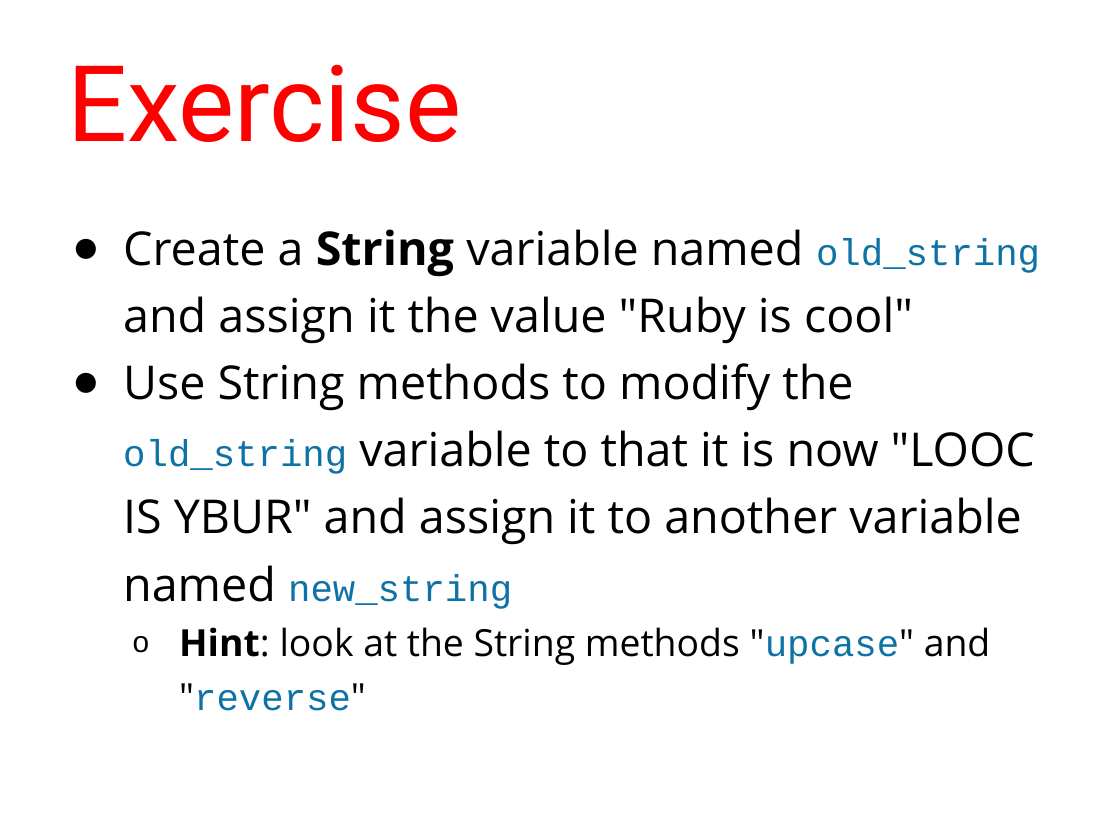
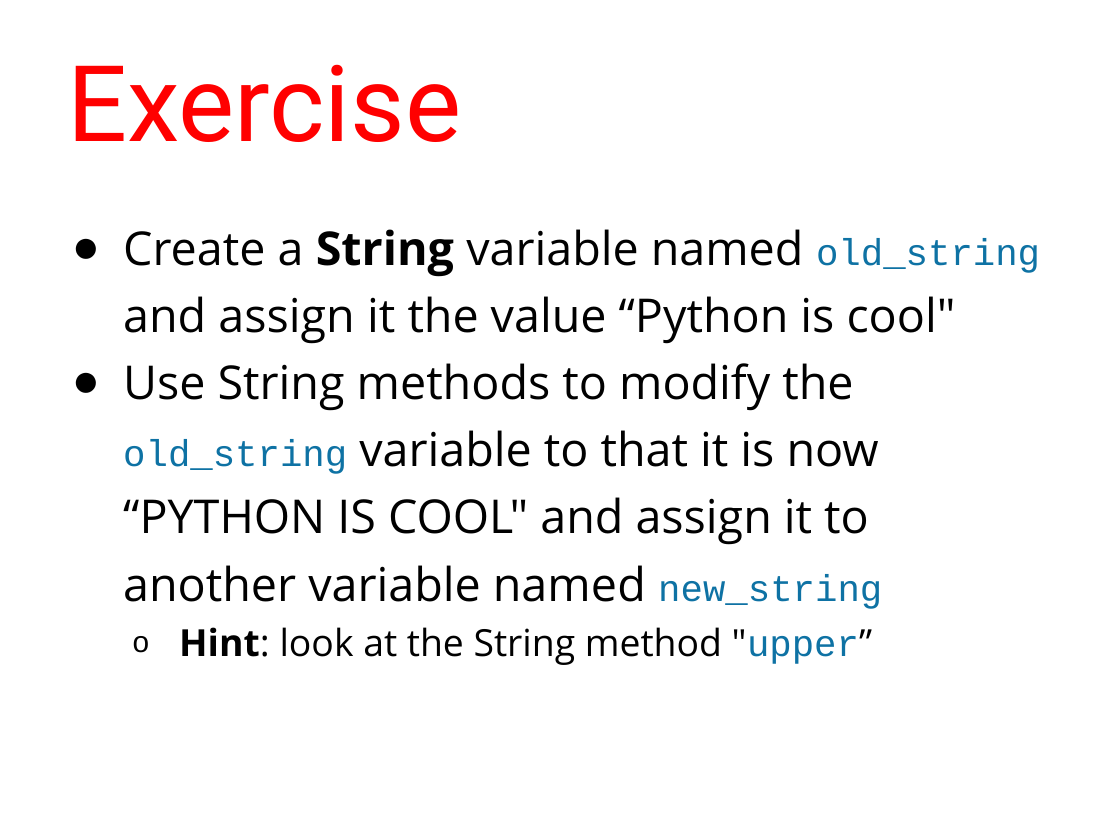
Before and after one commit to humanitiesprogramming/slides, a slide deck: slide 60 of 2017/python/B Done - ish/Python Programming Concepts I.pptx. Drawn at 1120x840 pixels with LibreOffice and Linux fonts; fonts in the diff are those of the drawing. Boxes give left, top, right and bottom in pixels: in the first picture for what was removed or moved away, otherwise in the second. Text is boxed around its words. In the diff, an @@ line names an element or a change of style, - is before the commit and + after.

Commit message:
First round converting Ruby slides to Python.

```diff
--- a/2017/python/B Done - ish/Python Programming Concepts I.pptx
+++ b/2017/python/B Done - ish/Python Programming Concepts I.pptx
@@ text at (x1=123, y1=229, x2=1040, y2=665): text changed @@
-● Create a String variable named old_string and assign it the value "Ruby is cool"
-● Use String methods to modify the old_string variable to that it is now "LOOC IS YBUR" and assign it to another variable named new_string
-  o Hint: look at the String methods "upcase" and "reverse"
+● Create a String variable named old_string and assign it the value “Python is cool"
+● Use String methods to modify the old_string variable to that it is now “PYTHON IS COOL" and assign it to another variable named new_string
+  o Hint: look at the String method "upper”
```
Also in this commit, not shown: 38 other slides changed.
